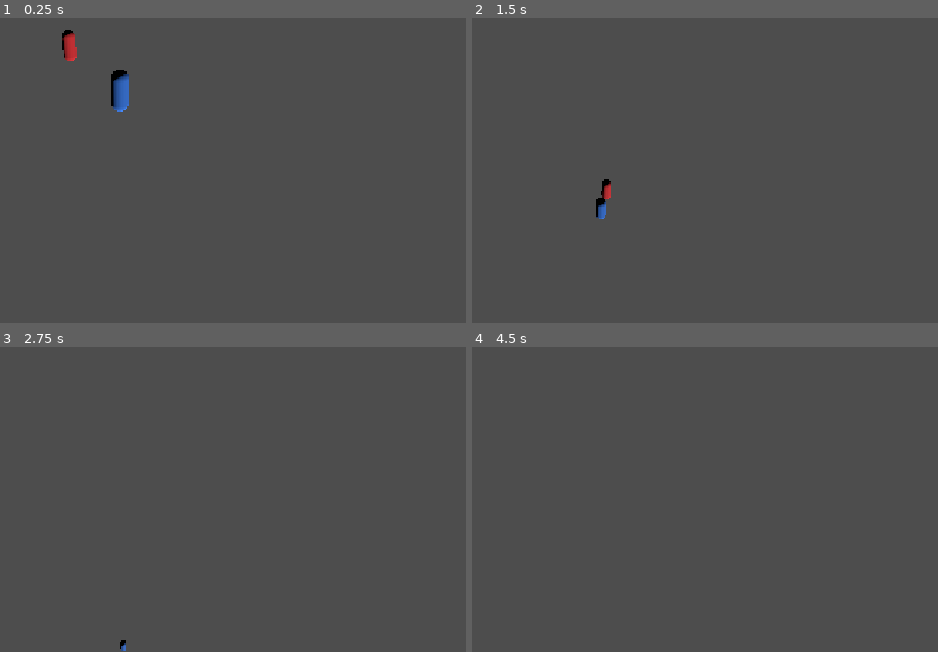
Above: before the commit, frames 1-4 (two rows, left to right).
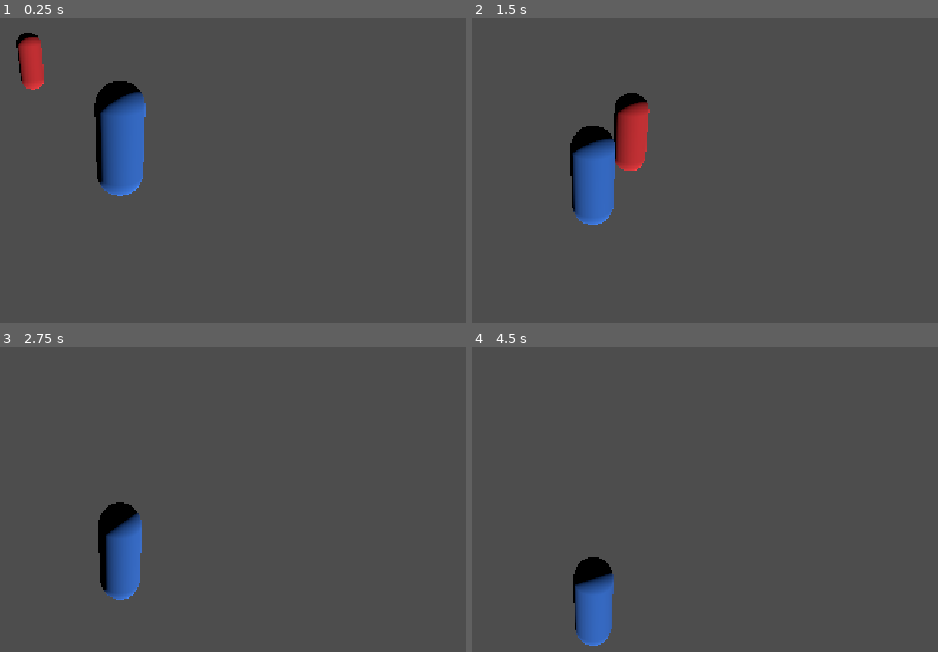
Above: after the commit, the same moments.

Repository: maciasisaac322-sys/Parcial_Corte2
Game: Godot game, scene res://Nivel.tscn
Two runs of this game, one before a commit and one after it. Both use one fixed random seed, a clock stepped at 60 frames per second and the inputs below.
Inputs (mouse positions are in pixels of both pictures, inside the frame that each line leads up to):
- Up to frame 1 (0.25 s): no input
- Up to frame 2 (1.5 s): move the mouse to (635, 97) at 0.52 s; hold W (move_up) from 0.53 s (still down); tap E (accion) at 0.6, 1.35 s; tap Space (saltar) at 0.77 s; move the mouse to (551, 100) at 1.27 s
- Up to frame 3 (2.75 s): keep holding W (move_up); tap Space (saltar) at 1.52 s; move the mouse to (139, 420) at 2.02 s; tap E (accion) at 2.1 s
- Up to frame 4 (4.5 s): keep holding W (move_up); move the mouse to (583, 435) at 2.77 s; tap E (accion) at 2.85, 3.6, 4.35 s; tap Space (saltar) at 3.02, 3.77 s; move the mouse to (653, 432) at 3.52 s; move the mouse to (532, 420) at 4.27 s

The runs differ from the first frame. In frame 1, 4.8% of the frame differs, in the area x 3-32%, y 3-59%; in frame 2, 4.4%; in frame 3, 2.6%; in frame 4, 2.2%.

Commit message:
Bug de camara corregido

Diff:
--- a/Nivel.tscn
+++ b/Nivel.tscn
@@ -1,6 +1,6 @@
-[gd_scene load_steps=5 format=3]
+[gd_scene format=3 uid="uid://d3kl8yxl7xa5q"]
 
-[ext_resource type="PackedScene" path="res://Jugador.tscn" id="1_jug"]
+[ext_resource type="PackedScene" uid="uid://hex2mwwb0f31" path="res://Jugador.tscn" id="1_jug"]
 [ext_resource type="PackedScene" path="res://Enemigo.tscn" id="2_ene"]
 [ext_resource type="PackedScene" path="res://Puerta.tscn" id="3_pue"]
 
@@ -9,22 +9,19 @@
 ambient_light_source = 3
 reflected_light_source = 2
 
-[node name="Nivel" type="Node3D"]
+[node name="Nivel" type="Node3D" unique_id=1365231912]
 
-[node name="WorldEnvironment" type="WorldEnvironment" parent="."]
+[node name="WorldEnvironment" type="WorldEnvironment" parent="." unique_id=45307093]
 environment = SubResource("Environment_mundo")
 
-[node name="DirectionalLight3D" type="DirectionalLight3D" parent="."]
+[node name="DirectionalLight3D" type="DirectionalLight3D" parent="." unique_id=553069560]
 transform = Transform3D(0.866, 0, 0.5, 0.383, 0.6428, -0.6634, -0.3214, 0.766, 0.5567, 0, 5, 0)
 shadow_enabled = true
 
-[node name="CamaraFija" type="Camera3D" parent="."]
-transform = Transform3D(1, 0, 0, 0, 0.866, 0.5, 0, -0.5, 0.866, 0, 6, 10)
+[node name="Jugador" parent="." unique_id=1112906575 instance=ExtResource("1_jug")]
 
-[node name="Jugador" parent="." instance=ExtResource("1_jug")]
-
-[node name="Enemigo" parent="." instance=ExtResource("2_ene")]
+[node name="Enemigo" parent="." unique_id=1138685950 instance=ExtResource("2_ene")]
 transform = Transform3D(1, 0, 0, 0, 1, 0, 0, 0, 1, -3, 0, -5)
 
-[node name="Puerta" parent="." instance=ExtResource("3_pue")]
+[node name="Puerta" parent="." unique_id=1179545866 instance=ExtResource("3_pue")]
 transform = Transform3D(1, 0, 0, 0, 1, 0, 0, 0, 1, 4, 1, 0)
